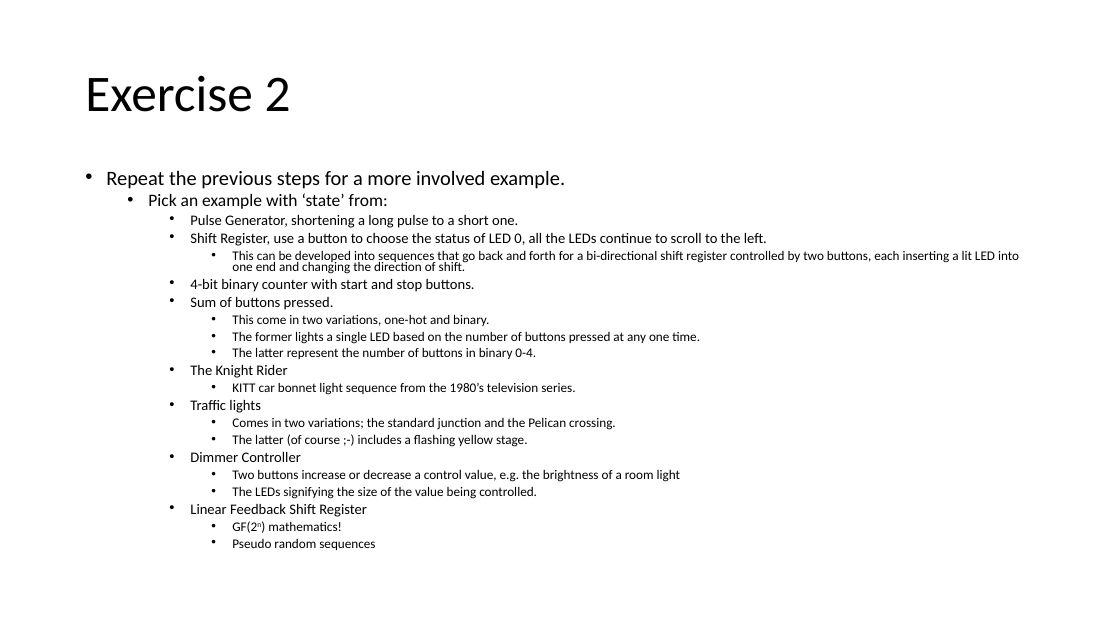
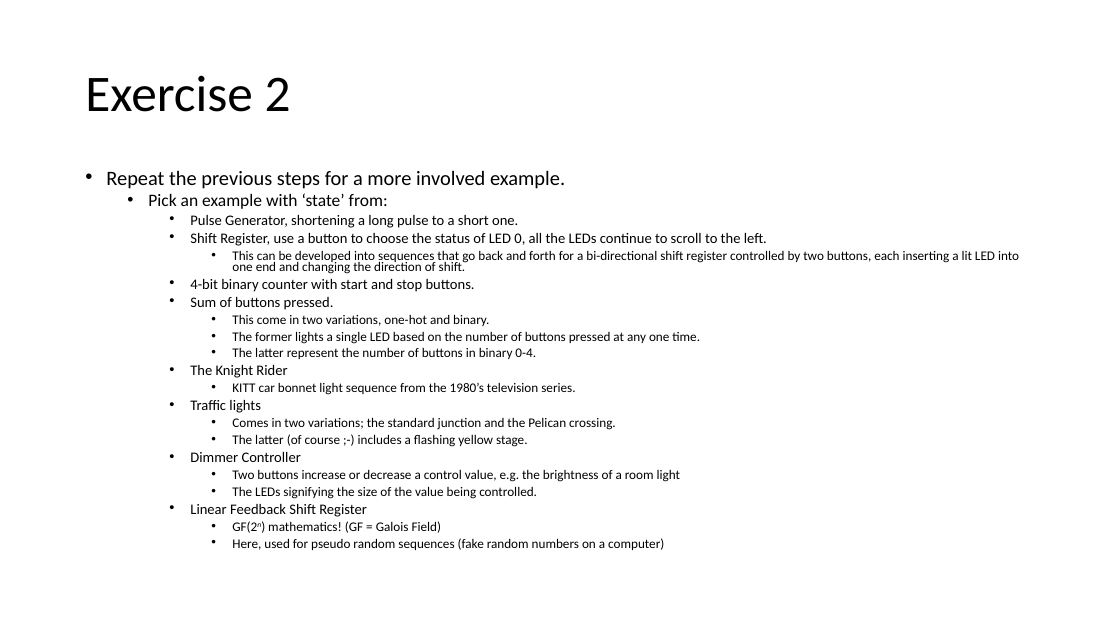
Before and after one commit to house-of-abbey/scratch_vhdl, a slide deck: slide 15 of docs/Training/Training_Material.pptx. Drawn at 1120x630 pixels with LibreOffice and Linux fonts; fonts in the diff are those of the drawing. Boxes give left, top, right and bottom in pixels: in the first picture for what was removed or moved away, otherwise in the second. Text is boxed around its words. In the diff, an @@ line names an element or a change of style, - is before the commit and + after.

```diff
--- a/docs/Training/Training_Material.pptx
+++ b/docs/Training/Training_Material.pptx
@@ text at (x1=232, y1=521, x2=664, y2=550): text changed @@
-      • GF(2n) mathematics!
-      • Pseudo random sequences
+      • GF(2n) mathematics! (GF = Galois Field)
+      • Here, used for pseudo random sequences (fake random numbers on a computer)
```
Also in this commit, not shown: 3 other slides changed, 2 other files.
